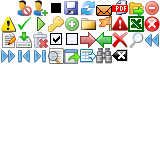
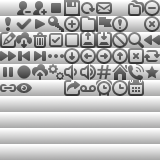
Layered file, before and after one edit (160 x 160). Changes by layer:
removed layer "Icons" over (1, 0, 160, 64)
added layer "Layer" (luminosity, 54%) above "Background" over (0, 0, 160, 160)
painted on "Background" over (0, 0, 160, 96)
